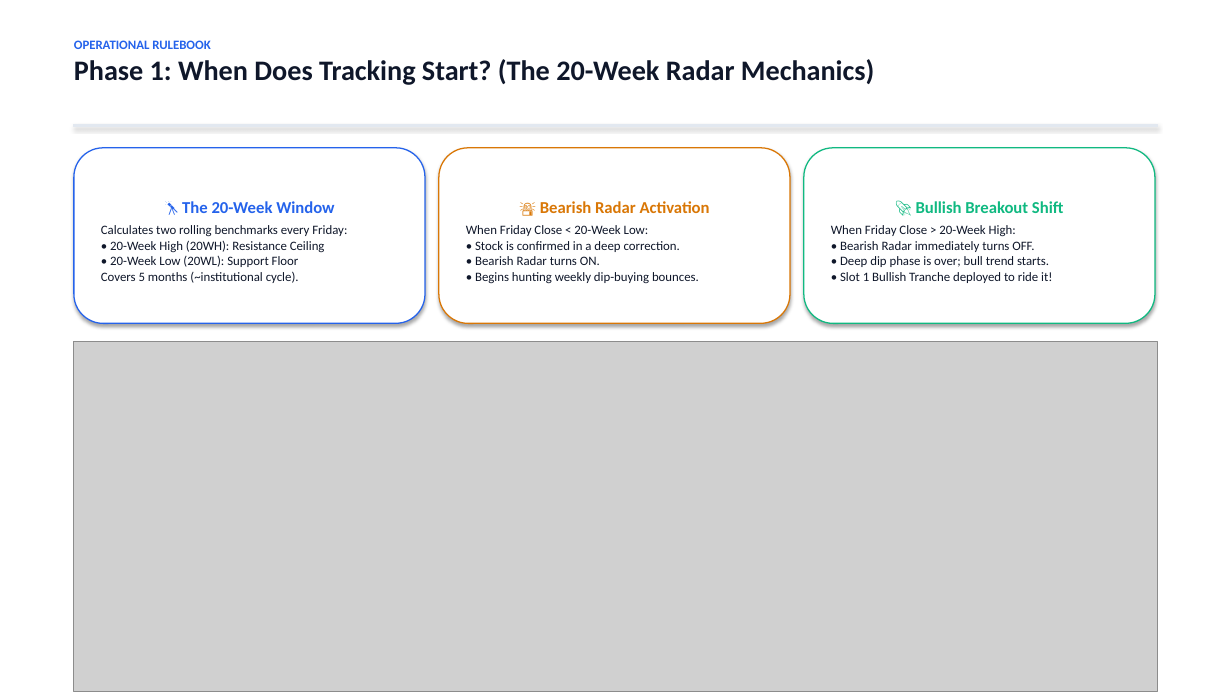
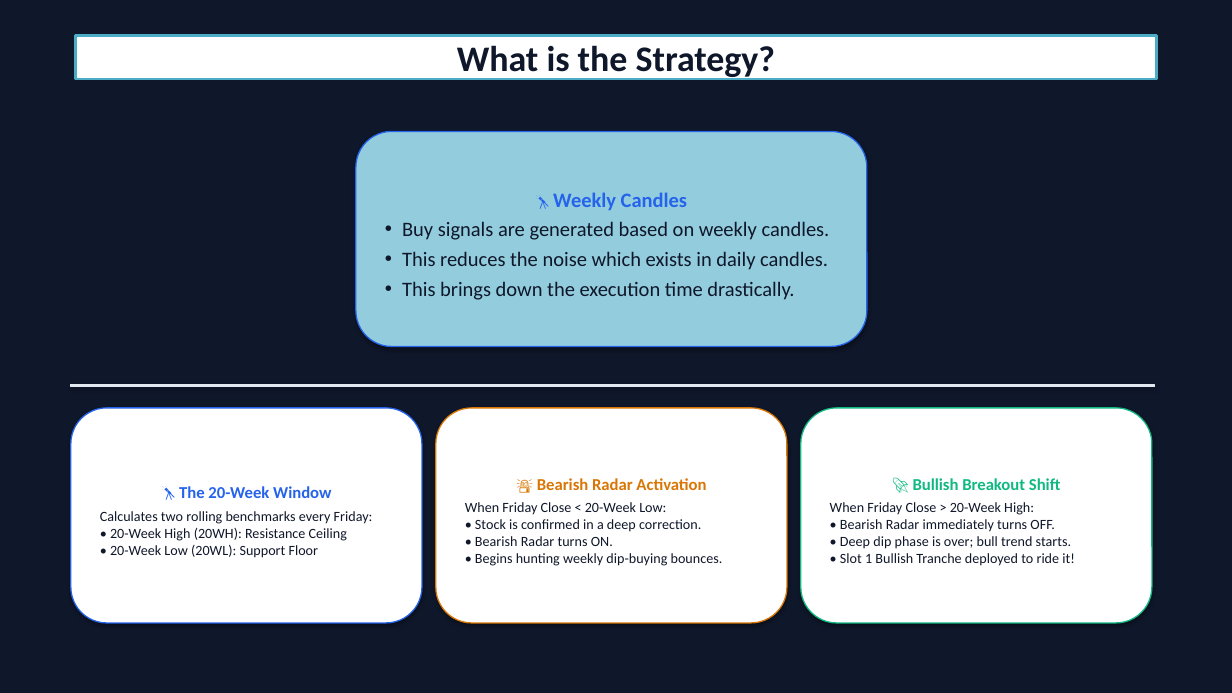
Before and after one commit to Fulera2021/Darvas-Bearish-Bullish-combo, a slide deck: slide 15 of Darvas_Strategy_Rulebook_Deck_v2.pptx (slide 14 before the commit). Drawn at 1232x693 pixels with LibreOffice and Linux fonts; fonts in the diff are those of the drawing; grey boxes stand for pictures. Boxes give left, top, right and bottom in pixels: in the first picture for what was removed or moved away, otherwise in the second. Text is boxed around its words. In the diff, an @@ line names an element or a change of style, - is before the commit and + after.

```diff
--- a/Darvas_Strategy_Rulebook_Deck_v2.pptx
+++ b/Darvas_Strategy_Rulebook_Deck_v2.pptx
@@ rectangle added at (0, 0, 1232, 693), fill #0F172A, outline #0F172A 0.75 pt @@
@@ rectangle "What is the Strategy?": place and size @@
-rectangle "What is the Strategy?" at (74, 40, 874, 85)
+rectangle "What is the Strategy?" at (76, 35, 1157, 79)
@@ rectangle "What is the Strategy?" at (76, 35, 1157, 79): fill none to #FFFFFF; outline none to #4BACC6 2 pt @@
@@ text in rectangle at (457, 45, 775, 80): text changed; size 22 to 28 pt @@
-OPERATIONAL RULEBOOK
-Phase 1: When Does Tracking Start? (The 20-Week Radar Mechanics)
+What is the Strategy?
@@ rounded rectangle added at (356, 131, 867, 347), fill #93CDDD, outline #2563EB 1 pt, 16 pt, text #0F172A @@
+🔭 Weekly Candles
+• Buy signals are generated based on weekly candles.
+• This reduces the noise which exists in daily candles.
+• This brings down the execution time drastically.
@@ picture removed at (74, 342, 1158, 691) @@
@@ rectangle: place and size @@
-rectangle at (74, 125, 1158, 127)
+rectangle at (71, 384, 1155, 386)
@@ rounded rectangle "🔭 The 20-Week Window": place and size @@
-rounded rectangle "🔭 The 20-Week Window" at (74, 148, 425, 323)
+rounded rectangle "🔭 The 20-Week Window" at (71, 408, 422, 623)
@@ rounded rectangle "🚨 Bearish Radar Activation": place and size @@
-rounded rectangle "🚨 Bearish Radar Activation" at (439, 148, 790, 323)
+rounded rectangle "🚨 Bearish Radar Activation" at (436, 408, 787, 623)
@@ rounded rectangle "🚀 Bullish Breakout Shift": place and size @@
-rounded rectangle "🚀 Bullish Breakout Shift" at (804, 148, 1155, 323)
+rounded rectangle "🚀 Bullish Breakout Shift" at (801, 408, 1153, 623)
@@ text in rounded rectangle at (465, 502, 723, 566): size 10 to 11 pt in "When Friday Close < 20-Week Low: • ..." @@
@@ text in rounded rectangle at (830, 502, 1075, 566): size 10 to 11 pt in "When Friday Close > 20-Week High: • ..." @@
@@ text in rounded rectangle at (100, 511, 373, 558): text changed; size 10 to 11 pt @@
-Calculates two rolling benchmarks every Friday:
-• 20-Week High (20WH): Resistance Ceiling
-• 20-Week Low (20WL): Support Floor
-Covers 5 months (~institutional cycle).
+Calculates two rolling benchmarks every Friday:
+• 20-Week High (20WH): Resistance Ceiling
+• 20-Week Low (20WL): Support Floor
```
Also in this commit, not shown: 10 other slides changed, 4 slides added, 6 slides removed, 5 other files.
